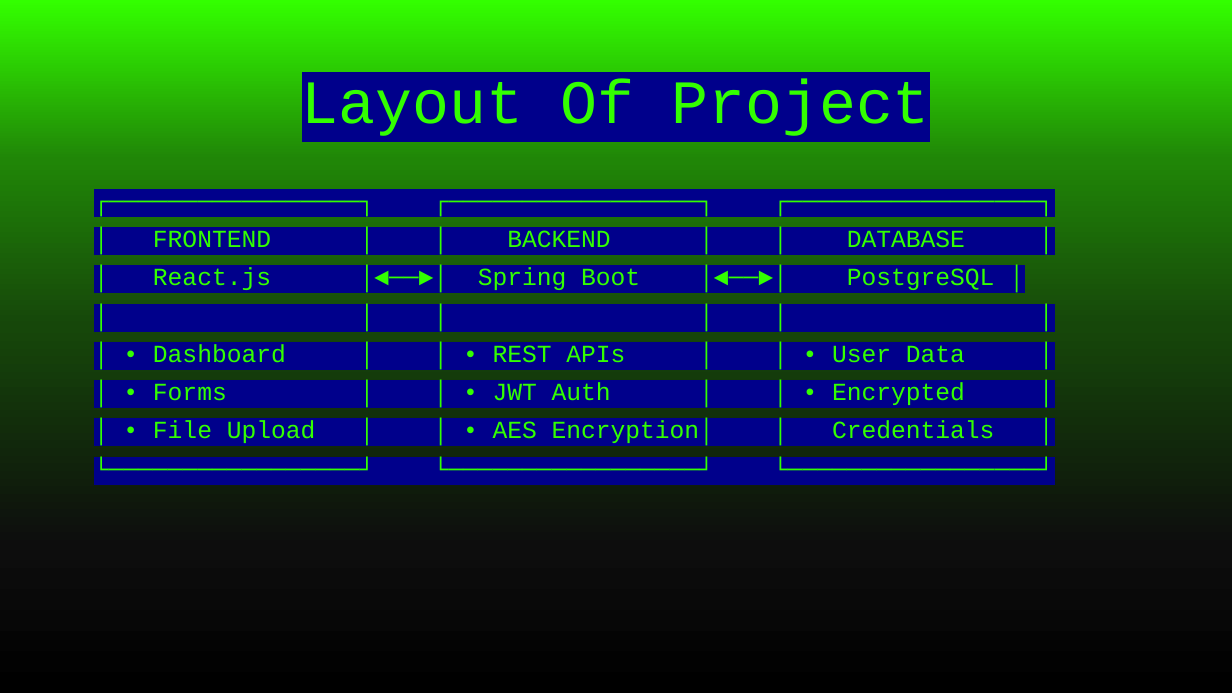
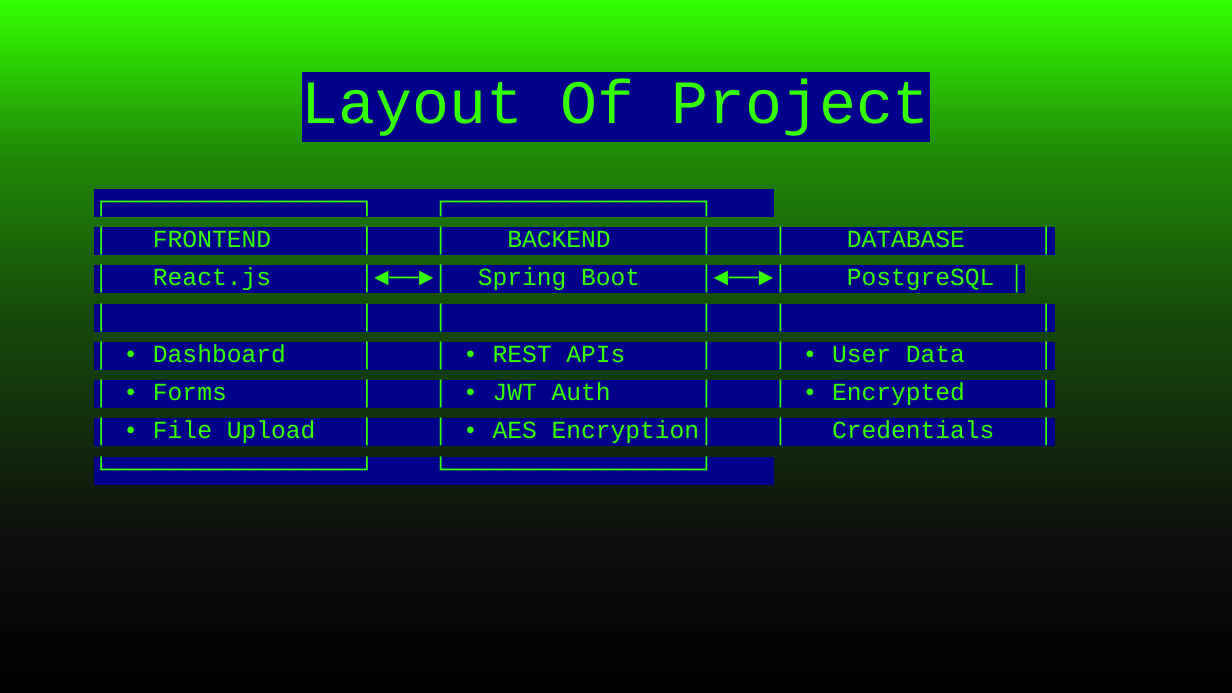
Before and after one commit to gauranga18/DevVault, a slide deck: slide 4 of Presentation/Presentation1.pptx. Drawn at 1232x693 pixels with LibreOffice and Linux fonts; fonts in the diff are those of the drawing. Boxes give left, top, right and bottom in pixels: in the first picture for what was removed or moved away, otherwise in the second. Text is boxed around its words. In the diff, an @@ line names an element or a change of style, - is before the commit and + after.

```diff
--- a/Presentation/Presentation1.pptx
+++ b/Presentation/Presentation1.pptx
@@ text at <box>153,230,995,446</box>: text changed @@
-┌─────────────────┐ ┌─────────────────┐ ┌─────────────────┐
+┌─────────────────┐ ┌─────────────────┐
@@ text at <box>153,230,995,446</box>: text changed @@
-└─────────────────┘ └─────────────────┘ └─────────────────┘
+└─────────────────┘ └─────────────────┘
```
Also in this commit, not shown: 1 other slide changed.
